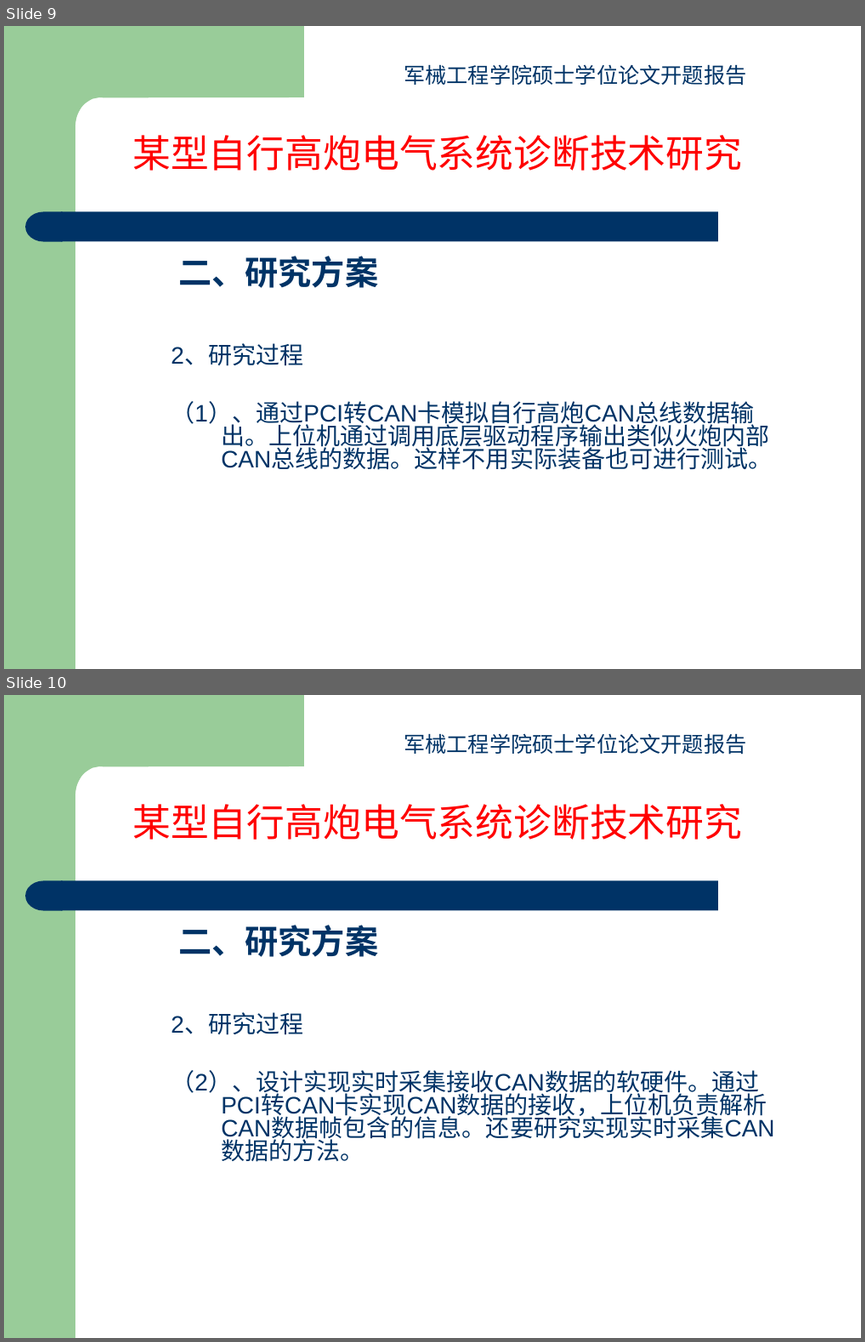
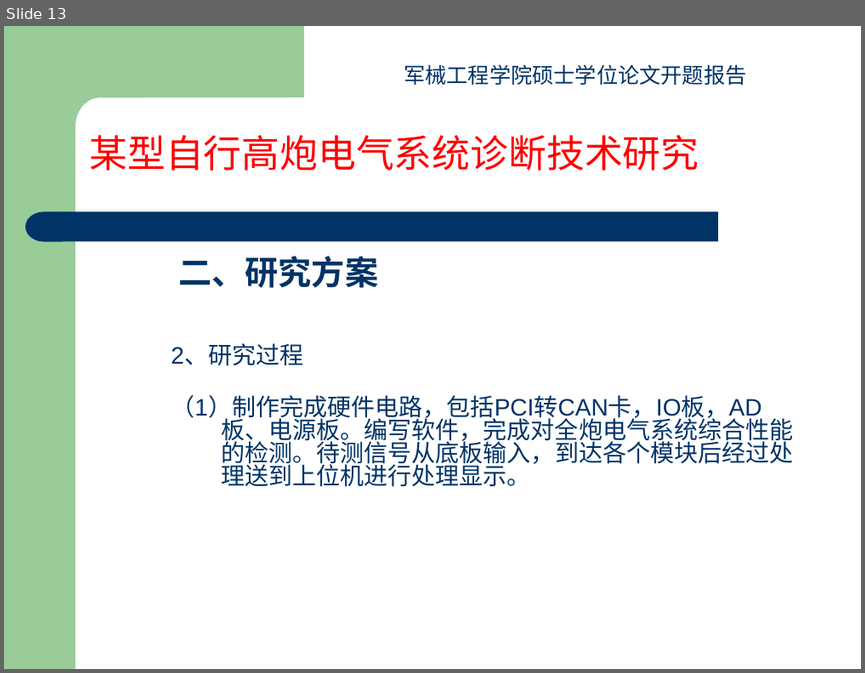
Before and after one commit to yangfan16860/Paper, a slide deck: 开题报告杨帆.ppt. Shown one above the other, each under a label of ours: slides 9 and 10 before the commit, slide 13 after it. The pictures are 865x1342 and 865x673 pixels, drawn with LibreOffice and Linux fonts; fonts in the diff are those of the drawing. Boxes give left, top, right and bottom in pixels: in the first picture for what was removed or moved away, otherwise in the second. Text is boxed around its words. In the diff, an @@ line names an element or a change of style, - is before the commit and + after.

```diff
--- a/开题报告杨帆.ppt
+++ b/开题报告杨帆.ppt
@@ slide 10 removed at (x1=4, y1=695, x2=861, y2=1338), background #FFFFFF; not listed: 4 template elements that a slide beside it also shows @@
@@ text removed at (x1=404, y1=733, x2=746, y2=755) @@
-军械工程学院硕士学位论文开题报告
@@ text removed at (x1=132, y1=804, x2=742, y2=839) @@
-某型自行高炮电气系统诊断技术研究
@@ text removed at (x1=171, y1=925, x2=774, y2=1162) @@
-二、研究方案
-2、研究过程
-（2）、设计实现实时采集接收CAN数据的软硬件。通过PCI转CAN卡实现CAN数据的接收，上位机负责解析CAN数据帧包含的信息。还要研究实现实时采集CAN数据的方法。
@@ what was slide 9 is now slide 13 @@
@@ slide 13 changed as well @@
@@ text "某型自行高炮电气系统诊断技术研究" moved from (x1=132, y1=135, x2=742, y2=170) to (x1=89, y1=135, x2=698, y2=170) @@
@@ text at (x1=171, y1=395, x2=793, y2=487): text changed @@
-（1）、通过PCI转CAN卡模拟自行高炮CAN总线数据输出。上位机通过调用底层驱动程序输出类似火炮内部CAN总线的数据。这样不用实际装备也可进行测试。
+（1）制作完成硬件电路，包括PCI转CAN卡，IO板，AD板、电源板。编写软件，完成对全炮电气系统综合性能的检测。待测信号从底板输入，到达各个模块后经过处理送到上位机进行处理显示。
```
Also in this commit, not shown: 9 other slides changed, 5 slides added, 1 other slide removed, 4 other files.
